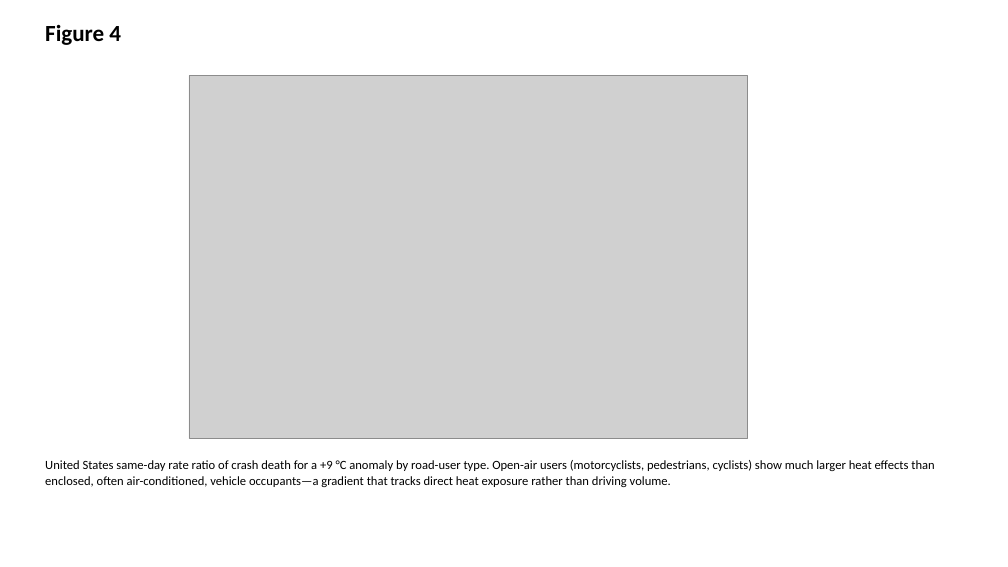
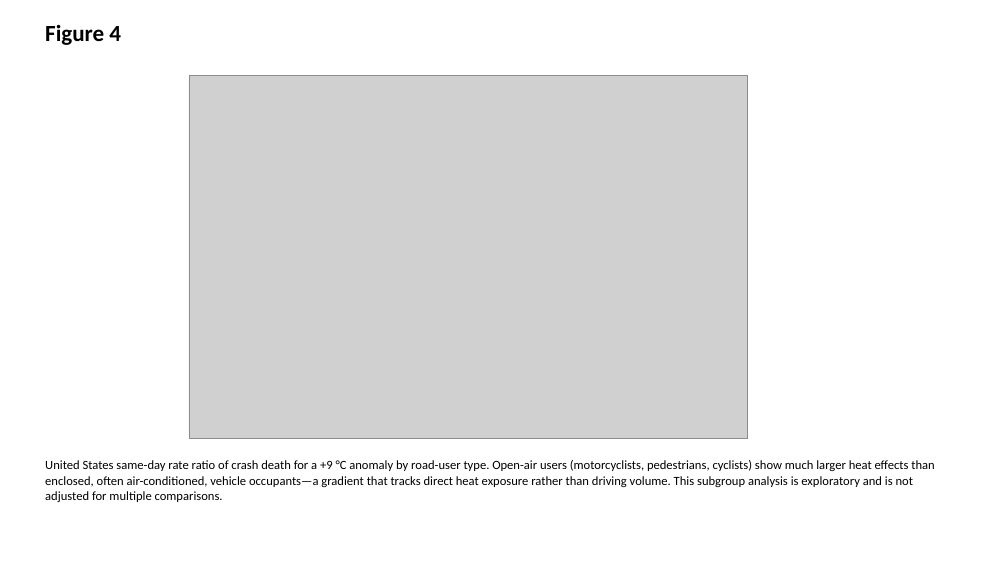
Before and after one commit to bougtoir/heat-accidents-mortality, a slide deck: slide 4 of heat_accidents_mortality/output/manuscript/figures.pptx. Drawn at 1008x567 pixels with LibreOffice and Linux fonts; fonts in the diff are those of the drawing; grey boxes stand for pictures. Boxes give left, top, right and bottom in pixels: in the first picture for what was removed or moved away, otherwise in the second. Text is boxed around its words. In the diff, an @@ line names an element or a change of style, - is before the commit and + after.

```diff
--- a/heat_accidents_mortality/output/manuscript/figures.pptx
+++ b/heat_accidents_mortality/output/manuscript/figures.pptx
@@ text at [45,460,934,502]: text changed @@
-United States same-day rate ratio of crash death for a +9 °C anomaly by road-user type. Open-air users (motorcyclists, pedestrians, cyclists) show much larger heat effects than enclosed, often air-conditioned, vehicle occupants—a gradient that tracks direct heat exposure rather than driving volume.
+United States same-day rate ratio of crash death for a +9 °C anomaly by road-user type. Open-air users (motorcyclists, pedestrians, cyclists) show much larger heat effects than enclosed, often air-conditioned, vehicle occupants—a gradient that tracks direct heat exposure rather than driving volume. This subgroup analysis is exploratory and is not adjusted for multiple comparisons.
```
Also in this commit, not shown: 2 other slides changed, 42 other files.
